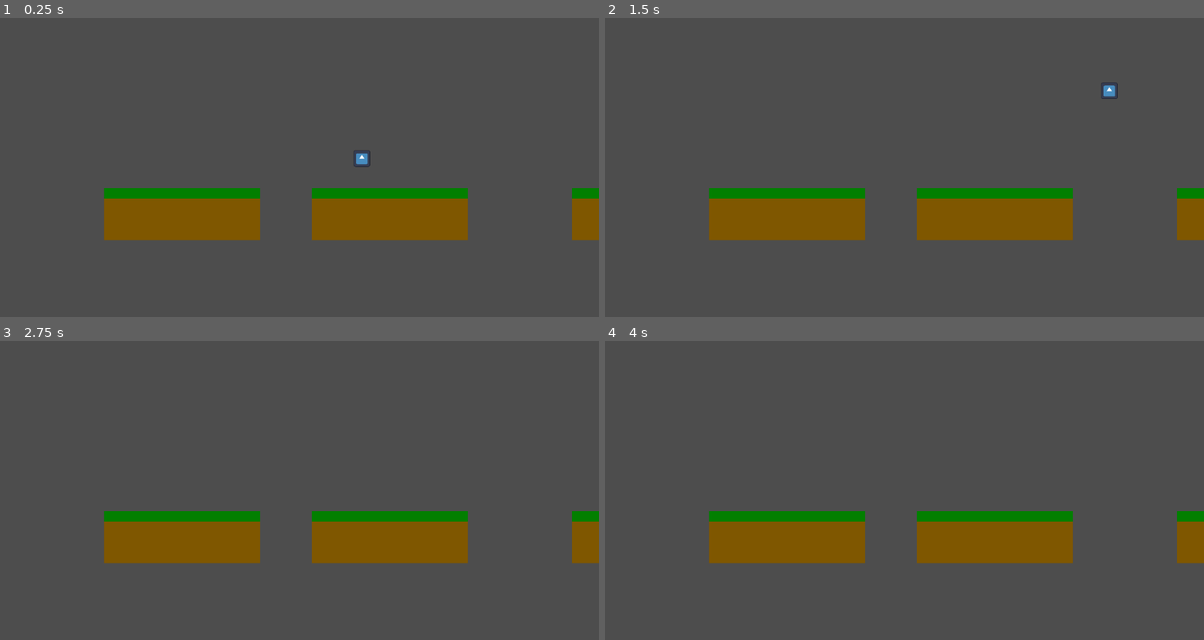
Above: before the commit, frames 1-4 (two rows, left to right).
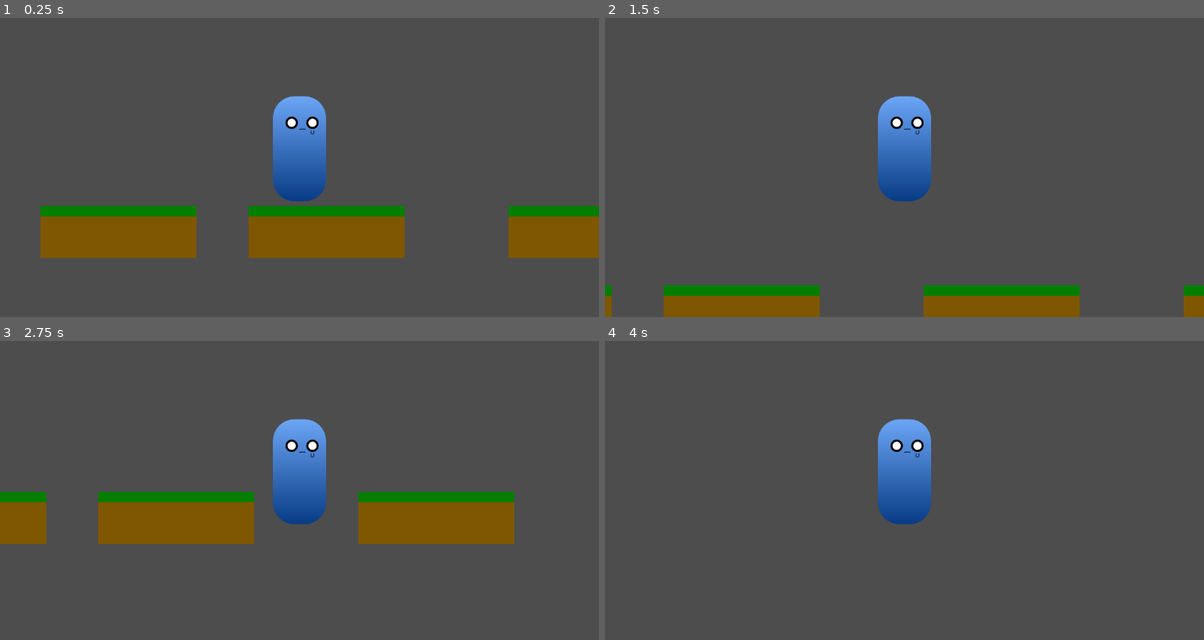
Above: after the commit, the same moments.

Repository: taiseicee/Devotion
Game: Godot game, scene res://scenes/levels/level_test.tscn
Two runs of this game, one before a commit and one after it. Both use one fixed random seed, a clock stepped at 60 frames per second and the inputs below. The engine's default icon, where the game draws it, is replaced by a stand-in: a white triangle on a blue panel in a dark square.
Inputs:
- Up to frame 1 (0.25 s): no input
- Up to frame 2 (1.5 s): hold D (move_right) from 0.53 s (still down); tap Space (jump) at 0.77 s
- Up to frame 3 (2.75 s): tap Space (jump) at 1.52 s; release D (move_right) at 2.03 s; hold A (move_left) from 2.03 s (still down)
- Up to frame 4 (4 s): release A (move_left) at 2.78 s; hold D (move_right) from 2.78 s (still down); tap Space (jump) at 3.02, 3.77 s

The runs differ from the first frame. In frame 1, 17% of the frame differs, in the area x 6-100%, y 26-81%; in frame 2, 19%, in the area x 0-100%, y 21-100%; in frame 3, 15%; in frame 4, 13%.

Commit message:
Chnaged Player's Look + Scale to Test

Diff:
--- a/scenes/levels/level_test.tscn
+++ b/scenes/levels/level_test.tscn
@@ -1,6 +1,6 @@
 [gd_scene load_steps=5 format=3 uid="uid://d4g4tpj67q71j"]
 
-[ext_resource type="Texture2D" uid="uid://rn25o6845hnf" path="res://assets/graphics/levels/test-level-tile-map.png" id="1_o0xl5"]
+[ext_resource type="Texture2D" uid="uid://rn25o6845hnf" path="res://assets/graphics/test/test_level_tile_map.png" id="1_o0xl5"]
 [ext_resource type="PackedScene" uid="uid://gk13n5w5sdjo" path="res://scenes/player/player.tscn" id="2_q26kf"]
 
 [sub_resource type="TileSetAtlasSource" id="TileSetAtlasSource_8m74y"]
@@ -9,7 +9,7 @@
 1:1/0 = 0
 1:1/0/physics_layer_0/linear_velocity = Vector2(0, 0)
 1:1/0/physics_layer_0/angular_velocity = 0.0
-1:1/0/physics_layer_0/polygon_0/points = PackedVector2Array(-50, -50, 50, -50, 50, 50, -50, 50)
+1:1/0/physics_layer_0/polygon_0/points = PackedVector2Array(-50, -29.6985, -50, -39.2444, 50, -38.5373, 50, 50, -50, 50)
 
 [sub_resource type="TileSet" id="TileSet_xkiul"]
 tile_size = Vector2i(100, 100)
@@ -25,4 +25,4 @@
 layer_0/tile_data = PackedInt32Array(262146, 65538, 1, 262147, 65538, 1, 262148, 65538, 1, 262150, 65538, 1, 262151, 65 …(583 unchanged characters)…
 
 [node name="player" parent="." instance=ExtResource("2_q26kf")]
-position = Vector2(696, 310)
+position = Vector2(698, 257)
--- a/scenes/player/player.tscn
+++ b/scenes/player/player.tscn
@@ -1,7 +1,7 @@
 [gd_scene load_steps=10 format=3 uid="uid://gk13n5w5sdjo"]
 
 [ext_resource type="Script" path="res://src/player/player.gd" id="1_2nw71"]
-[ext_resource type="Texture2D" uid="uid://b4bk082itopvy" path="res://icon.svg" id="1_m5cen"]
+[ext_resource type="Texture2D" uid="uid://dcddjev5xde0h" path="res://assets/graphics/test/test_player.png" id="2_5weix"]
 [ext_resource type="Script" path="res://src/player/state_machine.gd" id="2_k38tq"]
 [ext_resource type="Script" path="res://src/player/idle.gd" id="2_q1bb2"]
 [ext_resource type="Script" path="res://src/player/move.gd" id="5_hlgto"]
@@ -10,16 +10,17 @@
 [ext_resource type="Script" path="res://src/player/jump.gd" id="7_uw65o"]
 
 [sub_resource type="CapsuleShape2D" id="CapsuleShape2D_1ti1n"]
+radius = 51.0
+height = 204.0
 
 [node name="player" type="CharacterBody2D"]
 script = ExtResource("1_2nw71")
 
-[node name="graphic" type="Sprite2D" parent="."]
-scale = Vector2(0.25, 0.25)
-texture = ExtResource("1_m5cen")
-
 [node name="collider" type="CollisionShape2D" parent="."]
 shape = SubResource("CapsuleShape2D_1ti1n")
+
+[node name="graphic" type="Sprite2D" parent="."]
+texture = ExtResource("2_5weix")
 
 [node name="state_machine" type="Node" parent="." node_paths=PackedStringArray("start_state")]
 script = ExtResource("2_k38tq")
@@ -50,3 +51,5 @@
 
 [node name="movement_component" type="Node" parent="."]
 script = ExtResource("6_we8gr")
+
+[node name="Camera2D" type="Camera2D" parent="."]
--- a/src/movement_component.gd
+++ b/src/movement_component.gd
@@ -1,7 +1,7 @@
 extends Node
 
 @export
-var speed: float = 300
+var speed: float = 400
 @export
 var speed_jump: float = 600
 @export
Renamed: assets/graphics/levels/test-level-tile-map.png -> assets/graphics/test/test_level_tile_map.png
Not shown, added: assets/graphics/test/test_level_tile_map.png.import
Binary file added: assets/graphics/test/test_platform_spikes.png
Not shown, added: assets/graphics/test/test_platform_spikes.png.import
Binary file added: assets/graphics/test/test_player.png
Not shown, changed: assets/graphics/test/test_player.png.import
Not shown, added: .DS_Store
Not shown, added: assets/.DS_Store
Not shown, added: assets/graphics/.DS_Store
